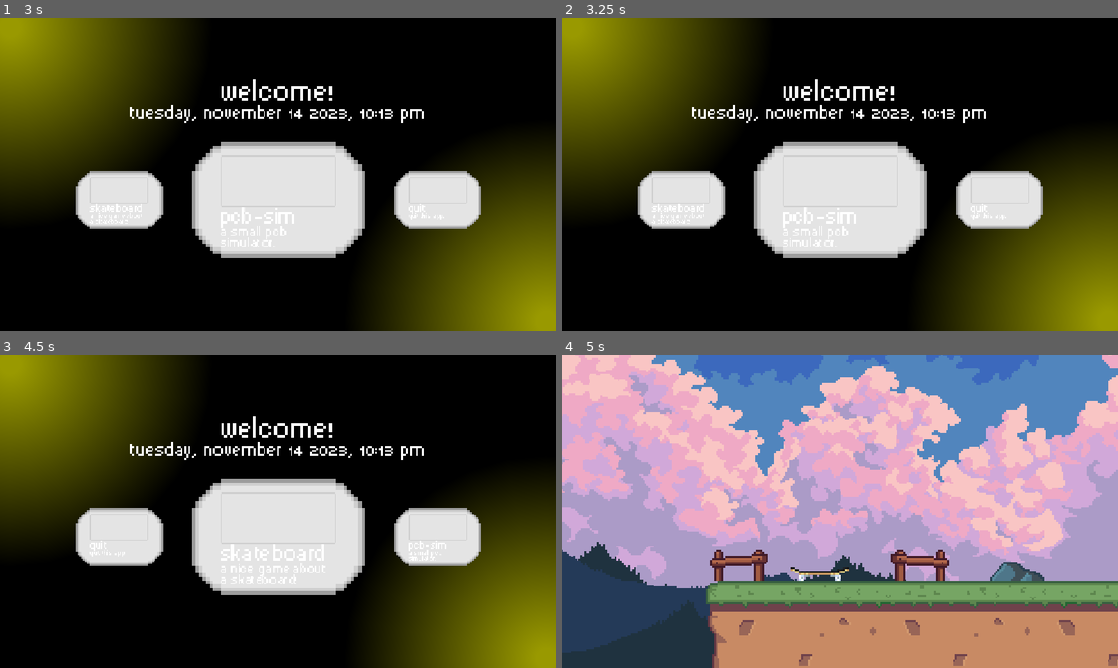
Above: before the commit, frames 1-4 (two rows, left to right).
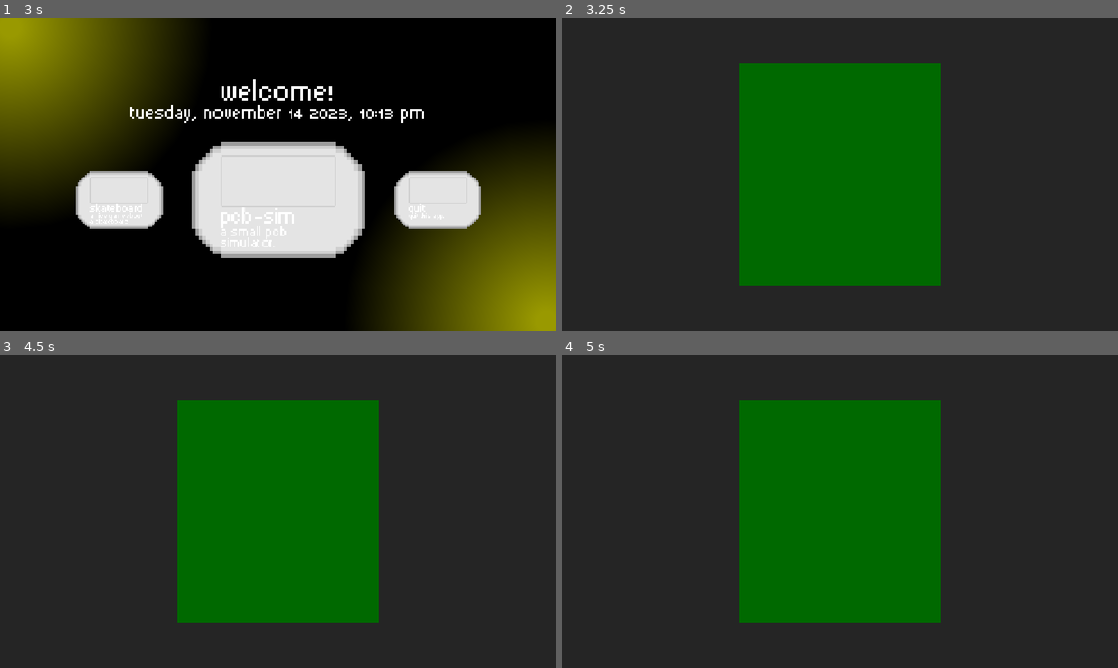
Above: after the commit, the same moments.

Repository: RafaeloxMC/giftbox
Game: Godot game, scene res://scenes/ui/loading.tscn
Two runs of this game, one before a commit and one after it. Both use one fixed random seed, a clock stepped at 60 frames per second and the inputs below.
Inputs (mouse positions are in pixels of both pictures, inside the frame that each line leads up to):
- Up to frame 1 (3 s): tap Enter (ui_accept) at 0.5, 0.77, 1.25, 1.52, 2 s; hold Right (ui_right) 0.53-2.03 s; click (278, 174) at 0.6 s; move the mouse to (166, 190) at 1.27 s; tap Alt at 1.35 s; move the mouse to (333, 105) at 2.02 s; hold Left (ui_left) 2.03-2.78 s; tap Shift at 2.1 s; move the mouse to (278, 199) at 2.77 s; hold Right (ui_right) from 2.78 s (still down); click (278, 199) at 2.85 s
- Up to frame 2 (3.25 s): keep holding Right (ui_right); tap Enter (ui_accept) at 3.02 s
- Up to frame 3 (4.5 s): tap Enter (ui_accept) at 3.5, 3.77, 4.25 s; move the mouse to (444, 558) at 3.52 s; tap Alt at 3.6 s; move the mouse to (111, 464) at 4.27 s; release Right (ui_right) at 4.28 s; hold Left (ui_left) from 4.28 s (still down); tap Shift at 4.35 s
- Up to frame 4 (5 s): keep holding Left (ui_left); tap Enter (ui_accept) at 4.52 s

Frame 1 is identical in both runs. In frame 2, 100% of the frame differs, in the area x 0-100%, y 0-100%; in frame 3, 100%; in frame 4, 100%.

Commit message:
Add pcb scene

Diff:
--- /dev/null
+++ b/scenes/pcb.tscn
@@ -0,0 +1,23 @@
+[gd_scene format=3 uid="uid://b5826qe06yewk"]
+
+[node name="Pcb" type="Node2D"]
+
+[node name="ColorRect" type="ColorRect" parent="."]
+offset_right = 1152.0
+offset_bottom = 648.0
+color = Color(0.14406255, 0.14406255, 0.14406255, 1)
+
+[node name="ColorRect" type="ColorRect" parent="ColorRect"]
+layout_mode = 1
+anchors_preset = 8
+anchor_left = 0.5
+anchor_top = 0.5
+anchor_right = 0.5
+anchor_bottom = 0.5
+offset_left = -209.0
+offset_top = -231.0
+offset_right = 209.0
+offset_bottom = 231.0
+grow_horizontal = 2
+grow_vertical = 2
+color = Color(0, 0.41346622, 0, 1)
--- a/scenes/util/scene_manager.tscn
+++ b/scenes/util/scene_manager.tscn
@@ -1,14 +1,16 @@
-[gd_scene load_steps=5 format=3 uid="uid://unvdjqteji2b"]
+[gd_scene load_steps=6 format=3 uid="uid://unvdjqteji2b"]
 
 [ext_resource type="Script" uid="uid://cwqvh5oyy5447" path="res://scripts/util/scene_manager.gd" id="1_eoq3a"]
 [ext_resource type="PackedScene" uid="uid://bi0uvnu7iapm" path="res://scenes/ui/loading.tscn" id="2_jrjor"]
 [ext_resource type="PackedScene" uid="uid://dm2fla8egxejn" path="res://scenes/ui/main_menu.tscn" id="3_70vva"]
 [ext_resource type="PackedScene" uid="uid://cb2t52je7n4no" path="res://scenes/skateboard_game.tscn" id="4_s4cqx"]
+[ext_resource type="PackedScene" uid="uid://b5826qe06yewk" path="res://scenes/pcb.tscn" id="5_70vva"]
 
 [node name="SceneManager" type="Node"]
 script = ExtResource("1_eoq3a")
 scenes = Dictionary[String, PackedScene]({
 "loading": ExtResource("2_jrjor"),
 "main_menu": ExtResource("3_70vva"),
+"pcb": ExtResource("5_70vva"),
 "skateboard": ExtResource("4_s4cqx")
 })
